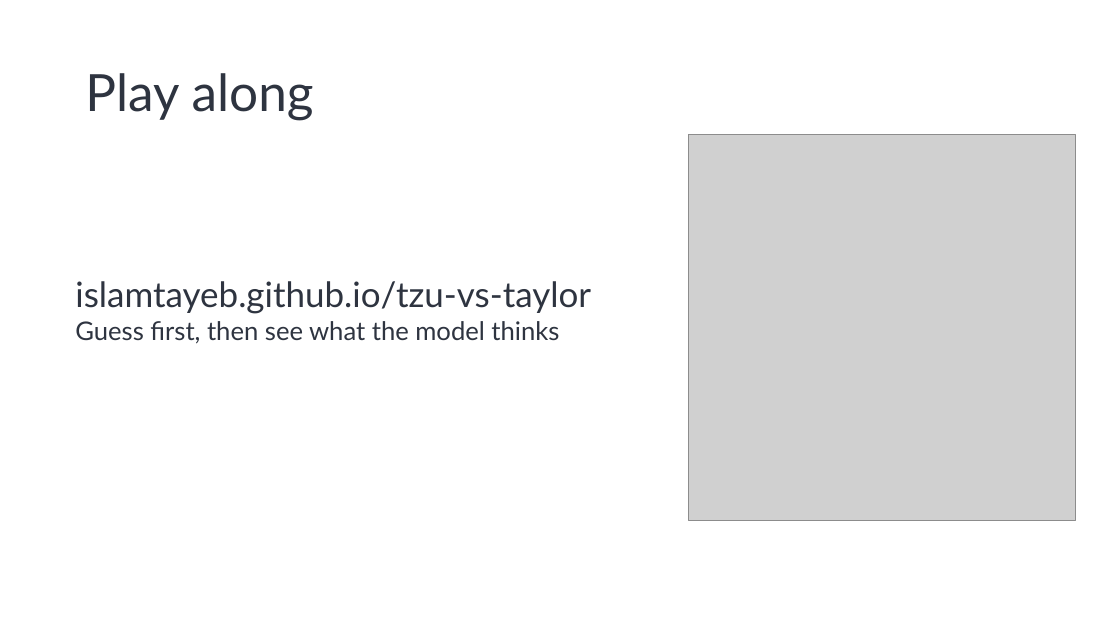
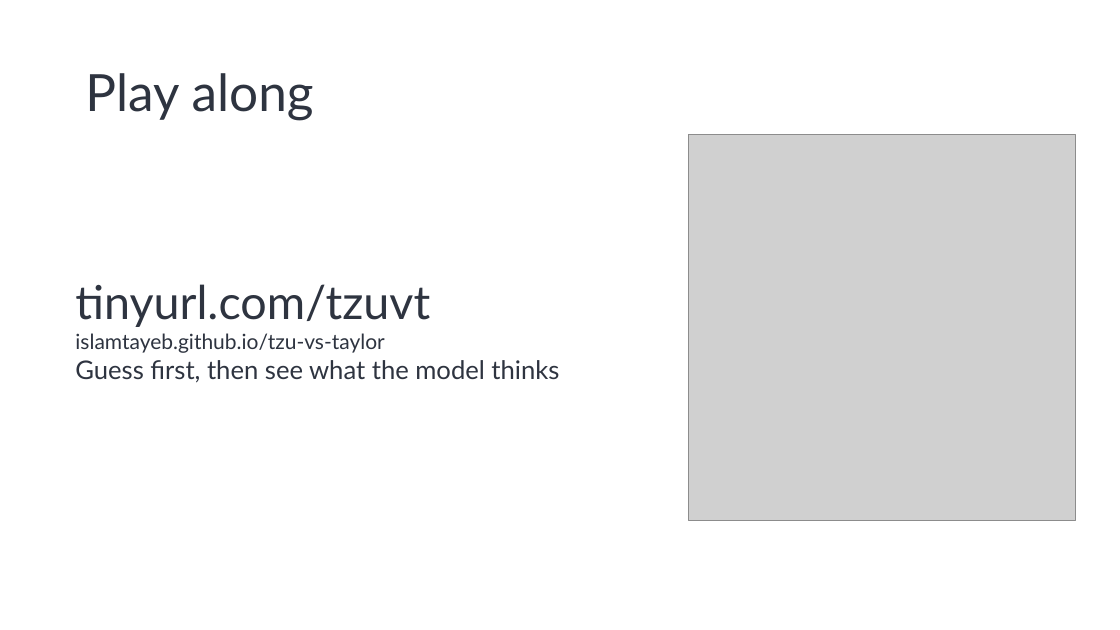
Before and after one commit to IslamTayeb/tzu-vs-taylor, a slide deck: slide 11 of slides/tzu_vs_taylor_lecture.pptx. Drawn at 1120x630 pixels with LibreOffice and Linux fonts; fonts in the diff are those of the drawing; grey boxes stand for pictures. Boxes give left, top, right and bottom in pixels: in the first picture for what was removed or moved away, otherwise in the second. Text is boxed around its words. In the diff, an @@ line names an element or a change of style, - is before the commit and + after.

```diff
--- a/slides/tzu_vs_taylor_lecture.pptx
+++ b/slides/tzu_vs_taylor_lecture.pptx
@@ text at [75, 284, 430, 327]: paragraph added @@
+tinyurl.com/tzuvt
@@ text at [75, 333, 384, 353]: size 30 to 18 pt in "islamtayeb.github.io/tzu-vs-taylor" @@
```
Also in this commit, not shown: 2 other files.
